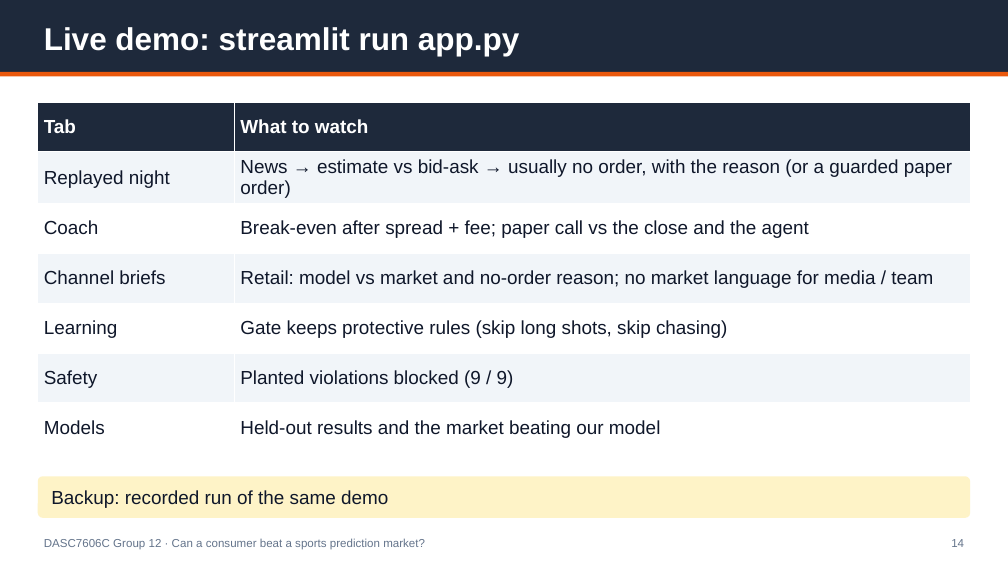
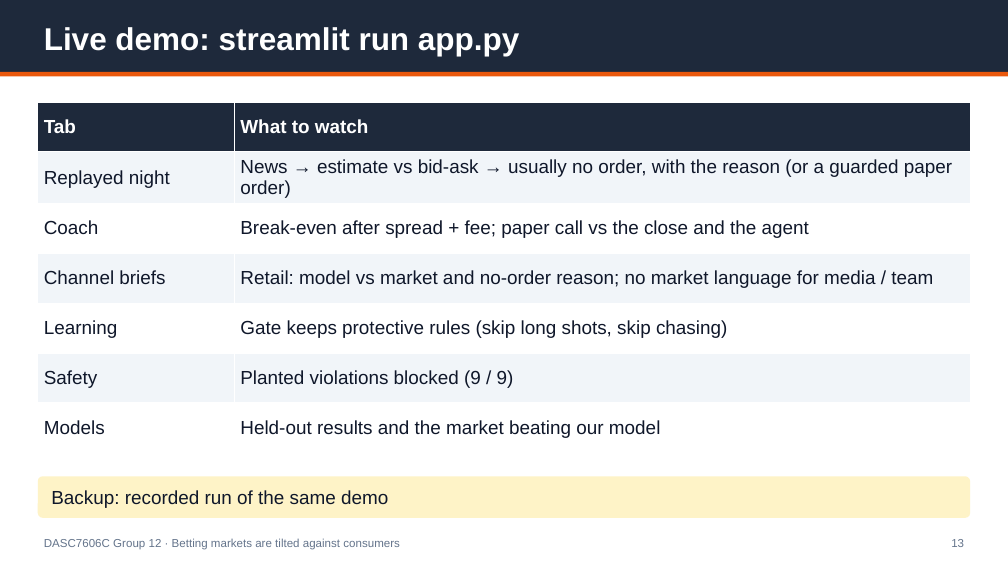
Before and after one commit to Michaelyzr/nba-agent, a slide deck: slide 13 of presentation/nba_agent_deck.pptx (slide 14 before the commit). Drawn at 1008x567 pixels with LibreOffice and Linux fonts; fonts in the diff are those of the drawing. Boxes give left, top, right and bottom in pixels: in the first picture for what was removed or moved away, otherwise in the second. Text is boxed around its words. In the diff, an @@ line names an element or a change of style, - is before the commit and + after.

```diff
--- a/presentation/nba_agent_deck.pptx
+++ b/presentation/nba_agent_deck.pptx
@@ text at [44,538,400,550]: text changed @@
-DASC7606C Group 12 · Can a consumer beat a sports prediction market?
+DASC7606C Group 12 · Betting markets are tilted against consumers
@@ text at [951,539,964,547]: text changed @@
-14
+13
```
Also in this commit, not shown: 12 other slides changed, 1 slide added, 2 slides removed, 2 other files.
